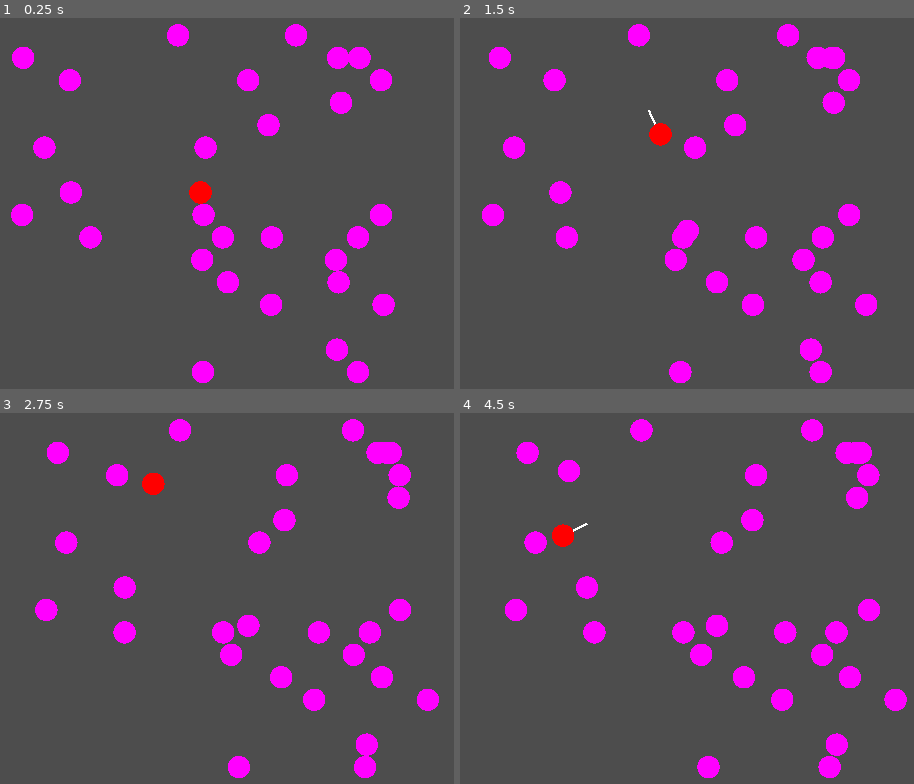
Above: before the commit, frames 1-4 (two rows, left to right).
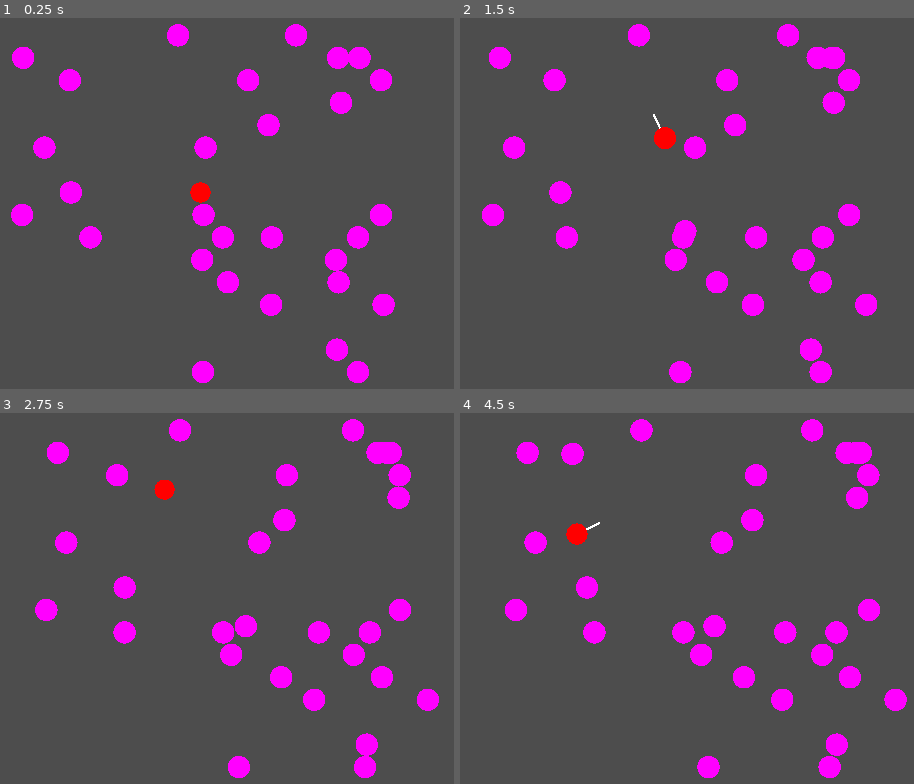
Above: after the commit, the same moments.

Repository: ralabate/cylinder-sorcerer
Game: Godot game, scene res://main.tscn
The game is run twice, just before and just after one commit, with the same random seed, the same clock (stepped at 60 frames per second) and the same inputs.
Inputs:
- Up to frame 1 (0.25 s): no input
- Up to frame 2 (1.5 s): hold J 0.53-1.28 s; hold W from 0.53 s (still down); tap J at 1.35 s
- Up to frame 3 (2.75 s): release W at 2.03 s; hold A from 2.03 s (still down); hold J from 2.03 s (still down)
- Up to frame 4 (4.5 s): release J at 2.78 s; tap J at 2.85, 4.35 s; release A at 3.53 s; hold S 3.53-4.28 s; hold J 3.53-4.28 s; hold D from 4.28 s (still down)

The runs differ from the first frame. In frame 1, less than 0.1% of the frame differs, in the area x 41-47%, y 43-51%; in frame 2, 0.2%; in frame 3, 0.4%; in frame 4, 0.8%, in the area x 20-60%, y 8-61%.

Commit message:
add breathing

Diff:
--- a/cylinder-sorcerer/main.gd
+++ b/cylinder-sorcerer/main.gd
@@ -1,6 +1,6 @@
 extends Node3D
 
-const PLAYER_SPEED = 0.07
+const PLAYER_SPEED = 0.06
 const PLAYER_RADIUS = 0.5
 const PLAYER_SIZE = 1.0
 const PLAYER_ATTACK_ROOT_MOTION = 0.20
@@ -123,6 +123,8 @@
 		sword_frame = 0
 		sword_pivot.transform = Transform3D.IDENTITY
 		sword_pivot.transform = sword_pivot.transform.rotated(Vector3.UP, PLAYER_SWORD_ATTACK_START_ANGLE)
+		player.pos.x += cos(player.theta) * PLAYER_ATTACK_ROOT_MOTION
+		player.pos.z -= sin(player.theta) * PLAYER_ATTACK_ROOT_MOTION
 
 	was_attacking = is_attacking
 
@@ -164,6 +166,9 @@
 	var m1 = Basis.IDENTITY
 	player.mesh_instance.transform.basis = m1.rotated(Vector3.UP, player.theta)
 
+	var breathing_scale = 0.9 + 0.1 * abs(pow(sin(0.02 * frame), 3))
+	player.mesh_instance.scale = Vector3(breathing_scale, 1.0, breathing_scale)
+
 	sword_debug.transform.origin = Vector3.ZERO
 	sword_debug.transform.origin += sword_pivot.basis.x.normalized() * PLAYER_SWORD_LENGTH
 	sword.scale = Vector3(1, 1, 1)
